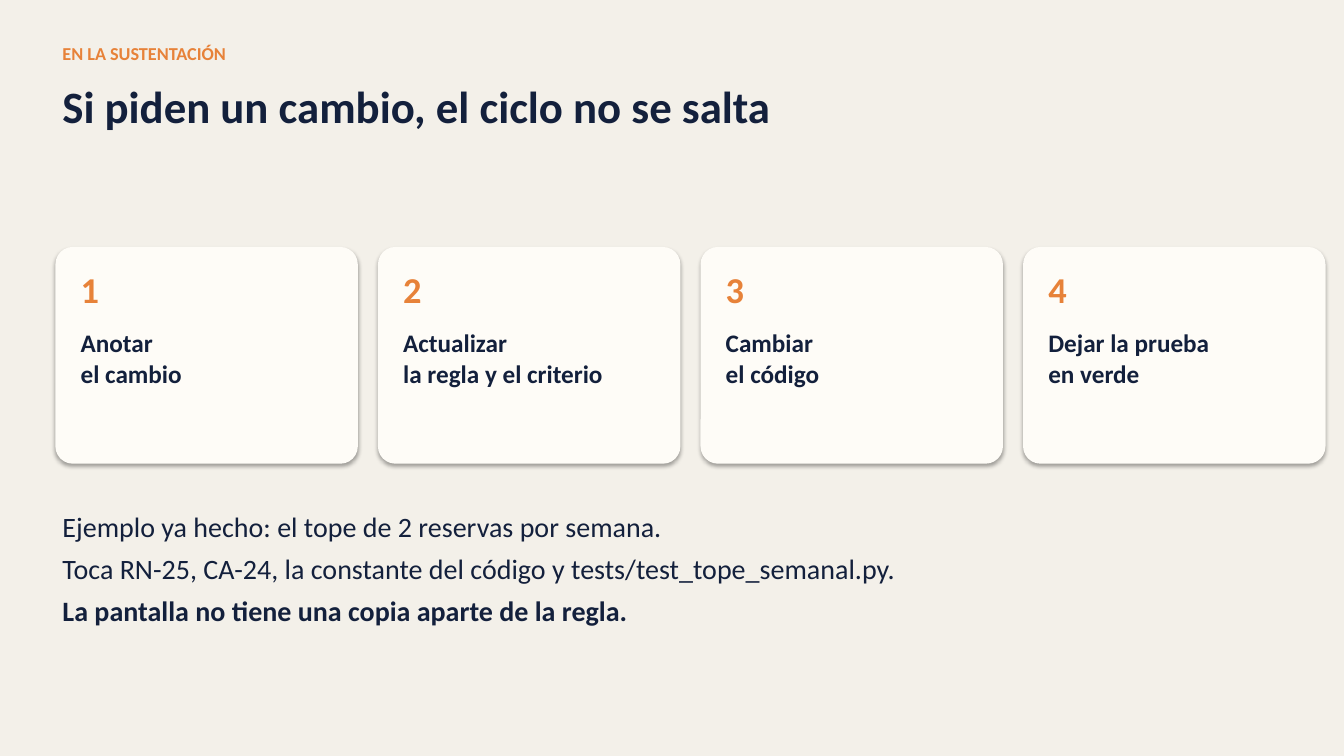
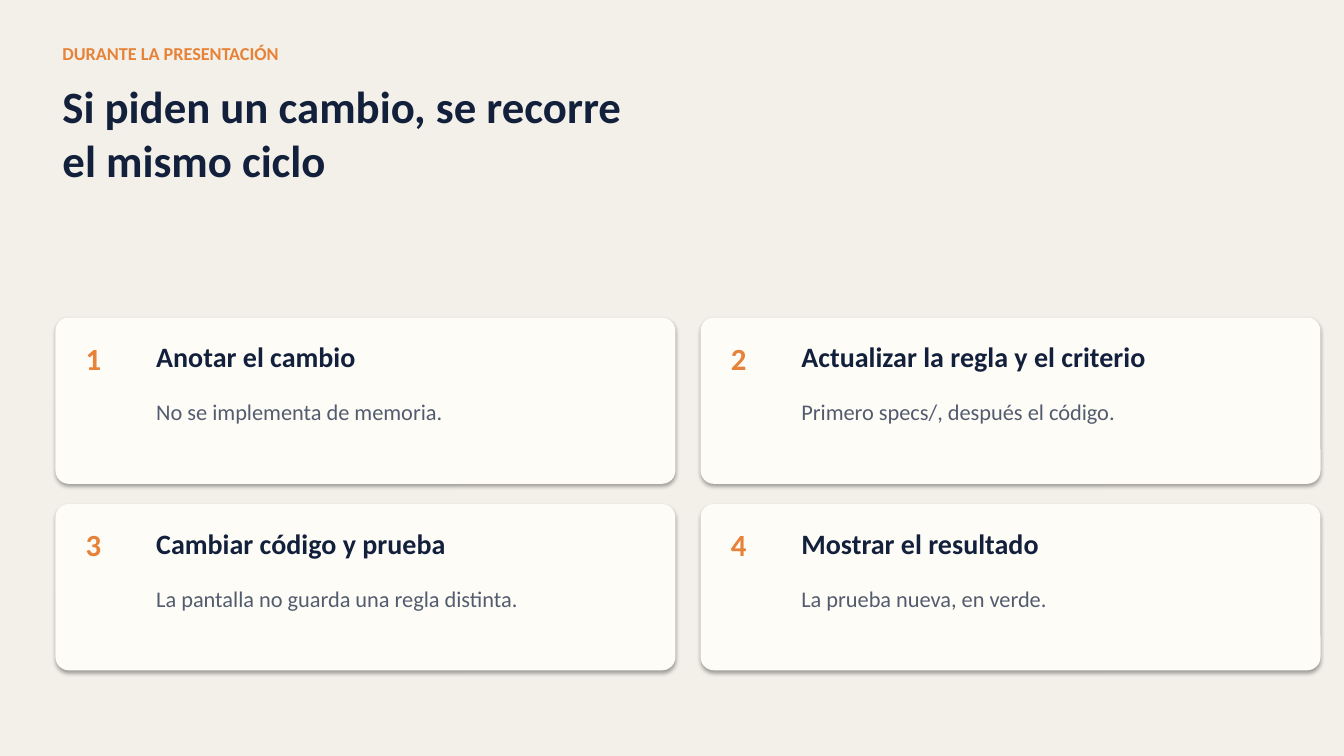
Before and after one commit to Chrisvlj/prj2-reservas, a slide deck: slide 9 of docs/presentacion/reservas-laboratorios.pptx (slide 10 before the commit). Drawn at 1344x756 pixels with LibreOffice and Linux fonts; fonts in the diff are those of the drawing. Boxes give left, top, right and bottom in pixels: in the first picture for what was removed or moved away, otherwise in the second. Text is boxed around its words. In the diff, an @@ line names an element or a change of style, - is before the commit and + after.

```diff
--- a/docs/presentacion/reservas-laboratorios.pptx
+++ b/docs/presentacion/reservas-laboratorios.pptx
@@ text at [62, 45, 279, 60]: text changed @@
-EN LA SUSTENTACIÓN
+DURANTE LA PRESENTACIÓN
@@ text at [62, 91, 621, 178]: text changed @@
-Si piden un cambio, el ciclo no se salta
+Si piden un cambio, se recorre
+el mismo ciclo
@@ rounded rectangle removed at [378, 247, 681, 464] @@
@@ rounded rectangle removed at [1023, 247, 1326, 464] @@
@@ rounded rectangle: place and size @@
-rounded rectangle at [55, 247, 358, 464]
+rounded rectangle at [55, 318, 676, 484]
@@ rounded rectangle: place and size @@
-rounded rectangle at [701, 247, 1003, 464]
+rounded rectangle at [701, 318, 1321, 484]
@@ text "1": place and size @@
-text "1" at [81, 279, 99, 303]
+text "1" at [86, 350, 102, 370]
@@ text "Anotar el cambio": place and size @@
-text "Anotar el cambio" at [81, 335, 182, 383]
+text "Anotar el cambio" at [156, 347, 355, 368]
@@ text "Anotar el cambio" at [156, 347, 355, 368]: size 18 to 20 pt @@
@@ text removed at [726, 334, 819, 388] @@
-Cambiar
-el código
@@ text "2": place and size @@
-text "2" at [403, 279, 421, 303]
+text "2" at [731, 350, 747, 370]
@@ text "Actualizar la regla y el ..." at [801, 347, 1145, 372]: size 18 to 20 pt @@
@@ text "Actualizar la regla y el ...": place and size @@
-text "Actualizar la regla y el ..." at [403, 334, 602, 388]
+text "Actualizar la regla y el ..." at [801, 347, 1145, 372]
@@ text added at [156, 404, 442, 424], 16 pt, text #535C6E @@
+No se implementa de memoria.
@@ text added at [801, 404, 1115, 424], 16 pt, text #535C6E @@
+Primero specs/, después el código.
@@ rounded rectangle added at [55, 504, 676, 670], fill #FEFCF7 @@
@@ rounded rectangle added at [701, 504, 1321, 670], fill #FEFCF7 @@
@@ text removed at [62, 517, 894, 626] @@
-Ejemplo ya hecho: el tope de 2 reservas por semana.
-Toca RN-25, CA-24, la constante del código y tests/test_tope_semanal.py.
-La pantalla no tiene una copia aparte de la regla.
@@ text "3": place and size @@
-text "3" at [726, 279, 744, 304]
+text "3" at [86, 536, 102, 556]
@@ text added at [156, 534, 445, 559], 20 pt, text #13203C, bold @@
+Cambiar código y prueba
@@ size 26 to 22 pt in 4 elements at [86, 350, 102, 370], [731, 350, 747, 370], [86, 536, 102, 556], [731, 536, 747, 556] @@
@@ text "4": place and size @@
-text "4" at [1048, 279, 1066, 303]
+text "4" at [731, 536, 747, 556]
@@ text added at [801, 534, 1038, 555], 20 pt, text #13203C, bold @@
+Mostrar el resultado
@@ text added at [156, 591, 518, 611], 16 pt, text #535C6E @@
+La pantalla no guarda una regla distinta.
@@ text at [801, 591, 1047, 611]: text changed; size 18 to 16 pt; text colour #13203C to #535C6E; bold off @@
-Dejar la prueba
-en verde
+La prueba nueva, en verde.
```
Also in this commit, not shown: 9 slides added, 10 slides removed, 3 other files.
